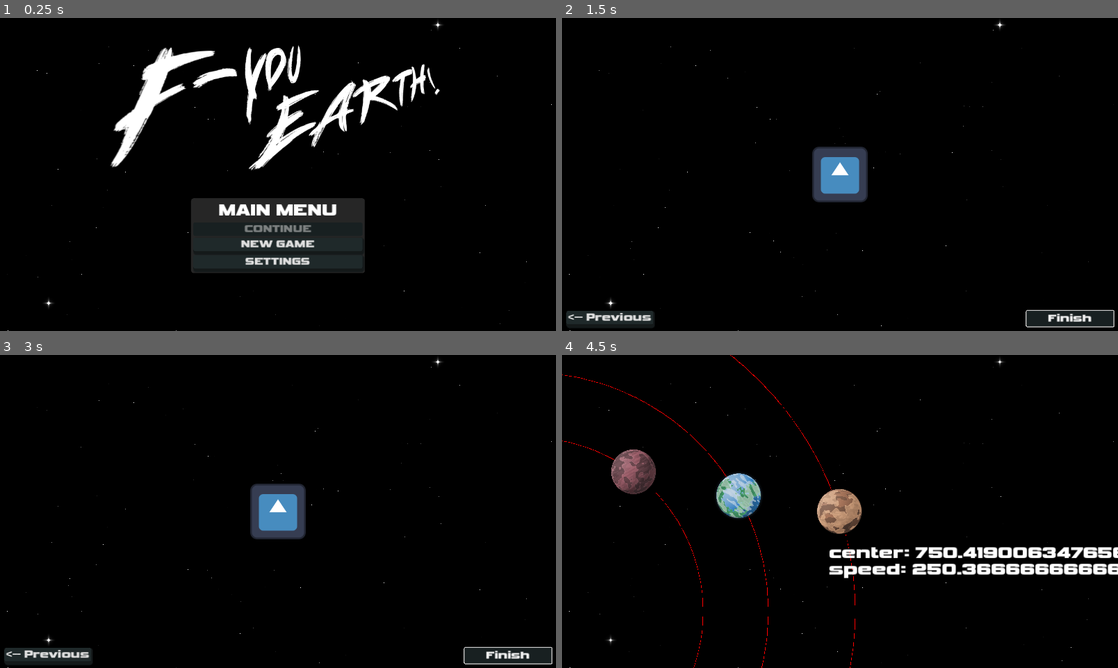
Above: before the commit, frames 1-4 (two rows, left to right).
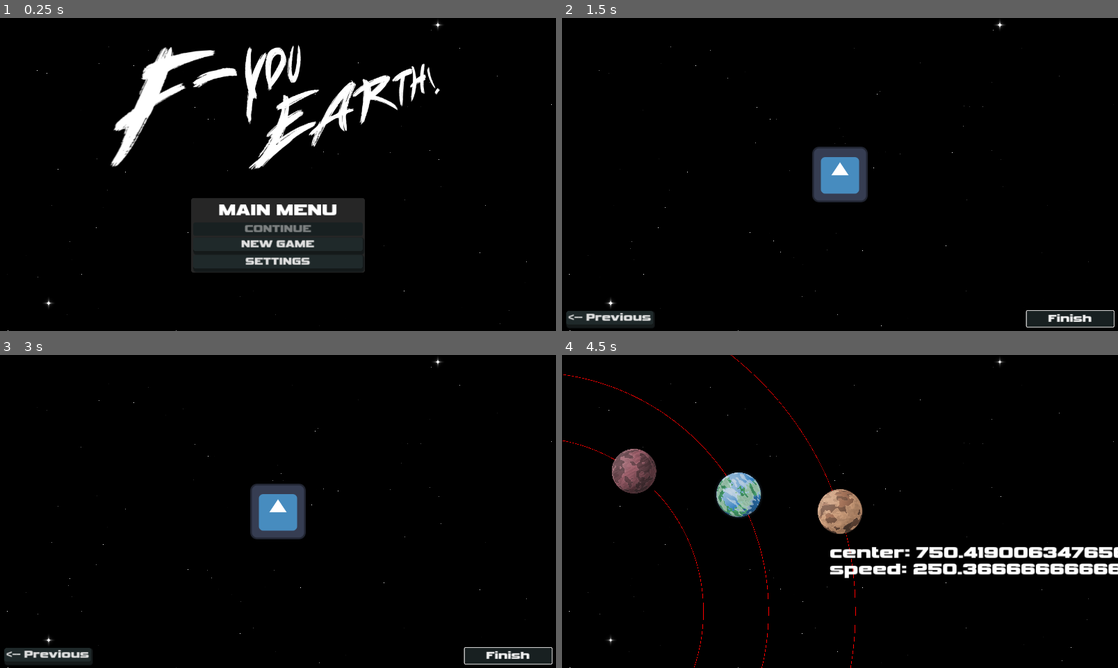
Above: after the commit, the same moments.

Repository: AnEvilPenguin/Pirate-Jam-16
Game: Godot game, scene res://Controllers/GameController/GameController.tscn
Same seed, same stepped clock (60 frames per second), same inputs: the game is played once before the commit and once after it. The engine's default icon, where the game draws it, is replaced by a stand-in: a white triangle on a blue panel in a dark square.
Inputs:
- Up to frame 1 (0.25 s): no input
- Up to frame 2 (1.5 s): click "NEW GAME" at 0.5 s; click "Next -->" at 1.25 s
- Up to frame 3 (3 s): click "<-- Previous" at 2 s; click "Next -->" at 2.75 s
- Up to frame 4 (4.5 s): click "Finish" at 3.5 s; tap Enter (ui_accept) at 4.25 s; hold Right (ui_right) from 4.28 s (still down)

The runs differ from the first frame. In frame 1, 1.3% of the frame differs, in the area x 19-80%, y 8-79%; in frame 2, 0.2%; in frame 3, 0.2%; in frame 4, 2.4%, in the area x 0-100%, y 0-100%.

Commit message:
fix: jitter
Basically character appeared to be vibrating

https://github.com/godotengine/godot/issues/81980
I'm not doing a pixel art game (unusually) so this is not required

Diff:
--- a/project.godot
+++ b/project.godot
@@ -41,5 +41,3 @@
 [rendering]
 
 anti_aliasing/screen_space_roughness_limiter/enabled=false
-2d/snap/snap_2d_transforms_to_pixel=true
-2d/snap/snap_2d_vertices_to_pixel=true
